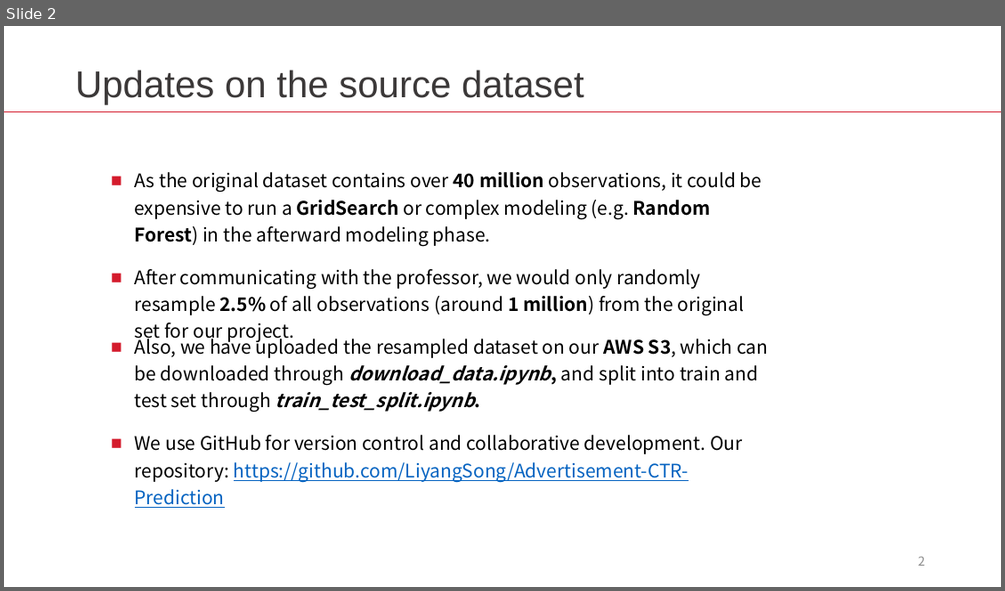
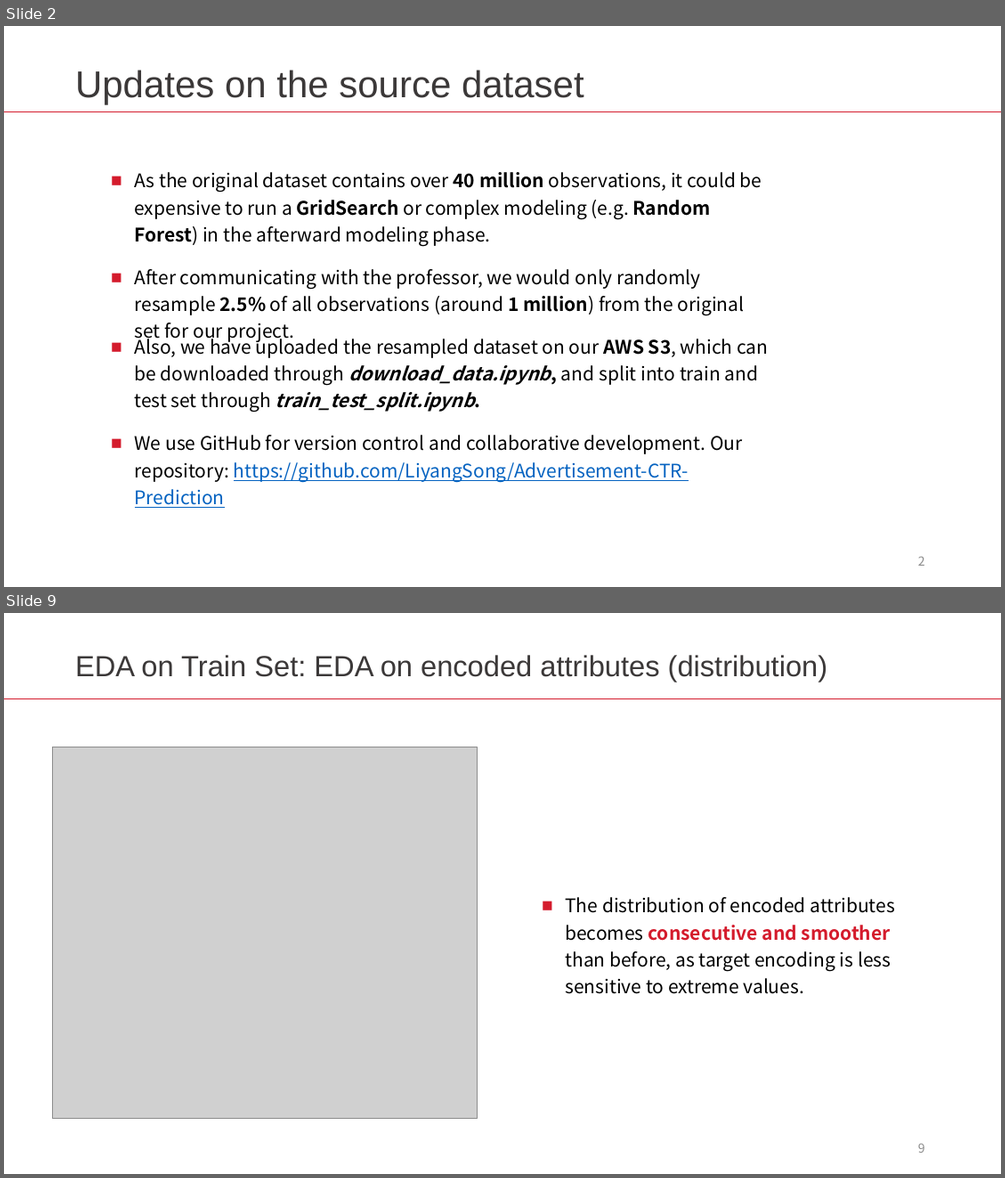
Before and after one commit to LiyangSong/Advertisement-CTR-Prediction, a slide deck: submissions/phase2/eda.pptx. Shown one above the other, each under a label of ours: slide 2 before the commit, slides 2 and 9 after it; the slides between them are not shown. The pictures are 1005x591 and 1005x1178 pixels, drawn with LibreOffice and Linux fonts; fonts in the diff are those of the drawing; grey boxes stand for pictures. Boxes give left, top, right and bottom in pixels: in the first picture for what was removed or moved away, otherwise in the second. Text is boxed around its words. In the diff, an @@ line names an element or a change of style, - is before the commit and + after.

```diff
--- a/submissions/phase2/eda.pptx
+++ b/submissions/phase2/eda.pptx
@@ slide 9 added at (x1=4, y1=613, x2=1001, y2=1174), background #FFFFFF @@
@@ text added at (x1=75, y1=655, x2=828, y2=682), 28 pt, text #3B3838 @@
+EDA on Train Set: EDA on encoded attributes (distribution)
@@ rectangle added at (x1=4, y1=698, x2=1001, y2=699), fill #D41B2C @@
@@ picture added at (x1=52, y1=747, x2=477, y2=1118) @@
@@ text added at (x1=565, y1=897, x2=896, y2=994), 18 pt, text #000000 @@
+■ The distribution of encoded attributes becomes consecutive and smoother than before, as target encoding is less sensitive to extreme values.
@@ page number added at (x1=918, y1=1143, x2=925, y2=1152), 12 pt, text #8C8C8C @@
+9
```
Also in this commit, not shown: 10 other slides added, 1 slide removed, 1 other file.
